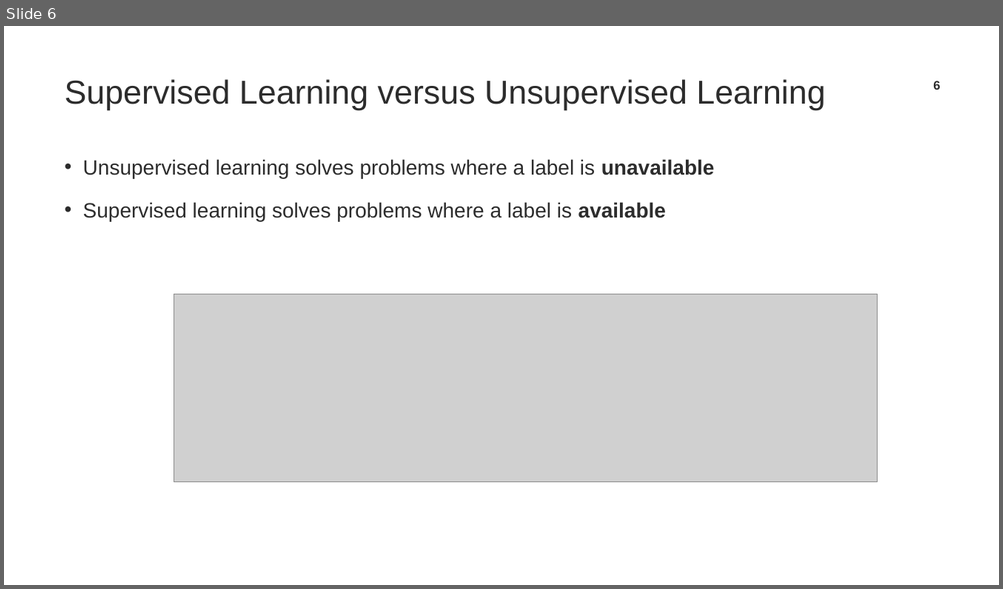
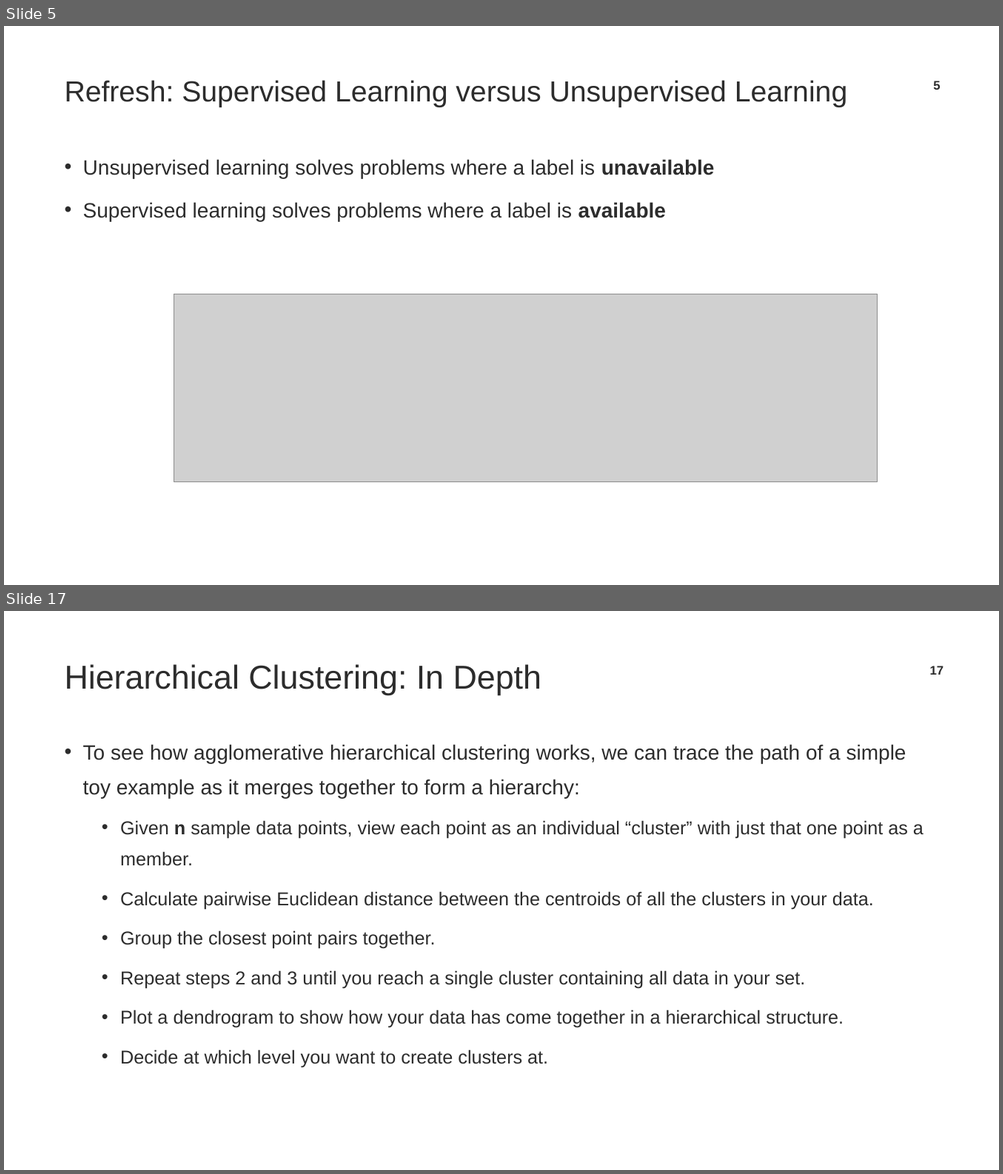
Before and after one commit to TrainingByPackt/Applied-Unsupervised-Learning-with-Python, a slide deck: CH2/Lesson02_FirstDraft.pptx. Shown one above the other, each under a label of ours: slide 6 before the commit, slides 5 and 17 after it; the slides between them are not shown. The pictures are 1003x589 and 1003x1174 pixels, drawn with LibreOffice and Linux fonts; fonts in the diff are those of the drawing; grey boxes stand for pictures; background and template pictures are left out. Boxes give left, top, right and bottom in pixels: in the first picture for what was removed or moved away, otherwise in the second. Text is boxed around its words. In the diff, an @@ line names an element or a change of style, - is before the commit and + after.

```diff
--- a/CH2/Lesson02_FirstDraft.pptx
+++ b/CH2/Lesson02_FirstDraft.pptx
@@ slide 17 added at [4,611,999,1170], background #FFFFFF @@
@@ title added at [65,664,541,695], 32 pt, text #2C2C2C @@
+Hierarchical Clustering: In Depth
@@ page number added at [930,666,944,675], 12 pt, text #2C2C2C, bold @@
+17
@@ text added at [83,744,923,1068], 18 pt, text #2C2C2C @@
+• To see how agglomerative hierarchical clustering works, we can trace the path of a simple toy example as it merges together to form a hierarchy:
+  • Given n sample data points, view each point as an individual “cluster” with just that one point as a member.
+  • Calculate pairwise Euclidean distance between the centroids of all the clusters in your data.
+  • Group the closest point pairs together.
+  • Repeat steps 2 and 3 until you reach a single cluster containing all data in your set.
+  • Plot a dendrogram to show how your data has come together in a hierarchical structure.
+  • Decide at which level you want to create clusters at.
@@ what was slide 6 is now slide 5 @@
@@ slide 5 changed as well @@
@@ title at [65,80,847,107]: text changed; size 32 to 28 pt @@
-Supervised Learning versus Unsupervised Learning
+Refresh: Supervised Learning versus Unsupervised Learning
```
Also in this commit, not shown: 11 other slides changed, 20 other slides added, 19 slides removed, 3 other files.
